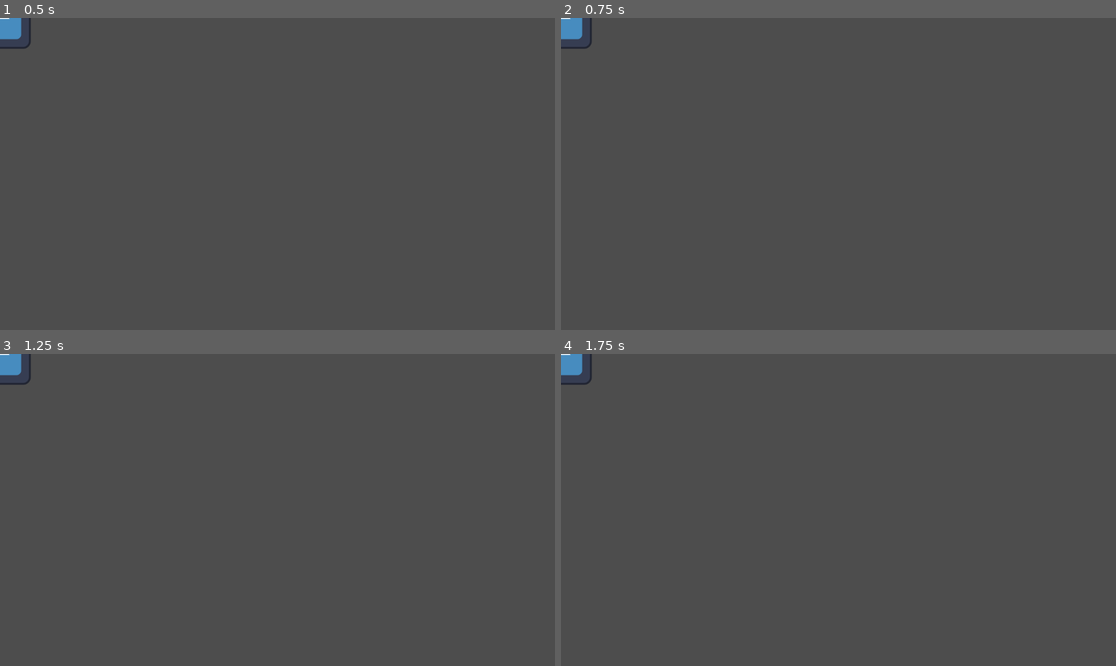
Above: before the commit, frames 1-4 (two rows, left to right).
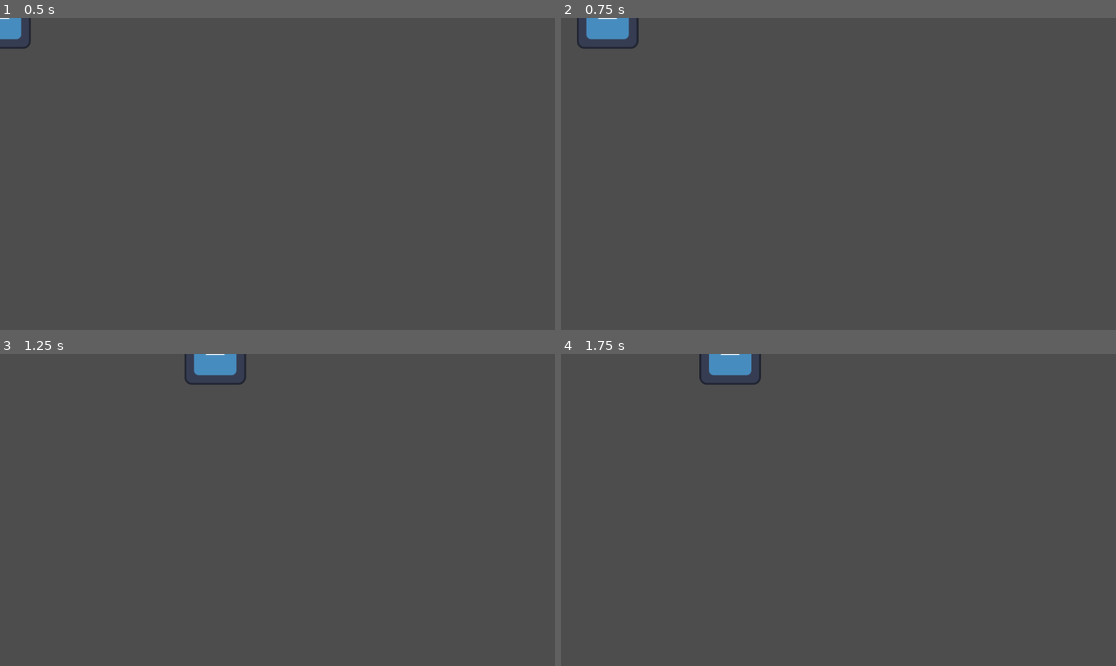
Above: after the commit, the same moments.

Repository: lucasmcclean/metroidvania
Game: Godot game, scene res://agents/player/player.tscn
The game is run twice, just before and just after one commit, with the same random seed, the same clock (stepped at 60 frames per second) and the same inputs. The project has no main scene, so this scene is started directly. The engine's default icon, where the game draws it, is replaced by a stand-in: a white triangle on a blue panel in a dark square.
Inputs:
- Up to frame 1 (0.5 s): no input
- Up to frame 2 (0.75 s): tap Enter at 0.5 s; hold Right (ui_right) from 0.53 s (still down)
- Up to frame 3 (1.25 s): keep holding Right (ui_right)
- Up to frame 4 (1.75 s): release Right (ui_right) at 1.28 s; hold Left (ui_left) from 1.28 s (still down)

Frame 1 is identical in both runs. In frame 2, 0.9% of the frame differs, in the area x 0-15%, y 0-10%; in frame 3, 1.0%; in frame 4, 1.0%, in the area x 0-37%, y 0-10%.

Commit message:
Gave the player control (oops)

Diff:
--- a/agents/player/player.gd
+++ b/agents/player/player.gd
@@ -11,7 +11,7 @@
 @onready var sprite := $Sprite2D as Sprite2D
 @onready var collision := $CollisionShape2D as CollisionShape2D
 
-var has_control:bool = false
+var has_control:bool = true
 var current_state:States = States.GROUNDED
 
 func update_velocity(movement_direction:float, delta: float) -> void:
